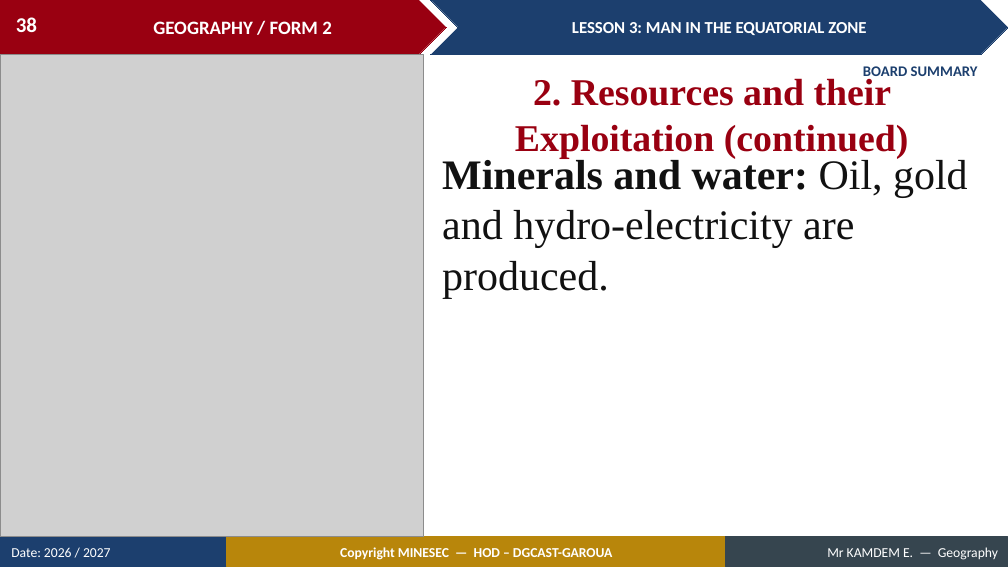
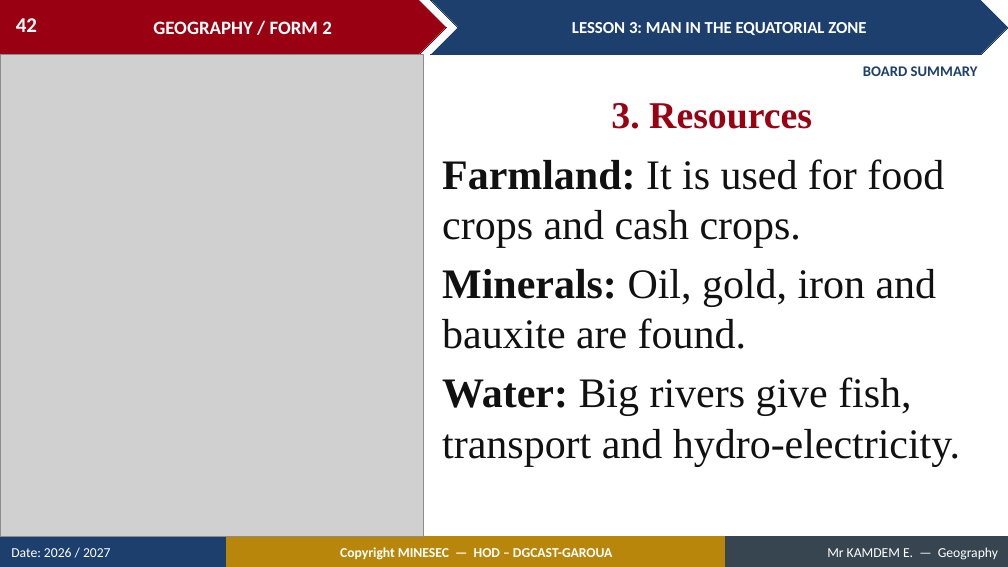
Before and after one commit to Berthautk/linea-github, a slide deck: slide 42 of lecons/F2/05_F2_M1_L03_Man_in_the_Equatorial_Zone.pptx (slide 38 before the commit). Drawn at 1008x567 pixels with LibreOffice and Linux fonts; fonts in the diff are those of the drawing; grey boxes stand for pictures. Boxes give left, top, right and bottom in pixels: in the first picture for what was removed or moved away, otherwise in the second. Text is boxed around its words. In the diff, an @@ line names an element or a change of style, - is before the commit and + after.

```diff
--- a/lecons/F2/05_F2_M1_L03_Man_in_the_Equatorial_Zone.pptx
+++ b/lecons/F2/05_F2_M1_L03_Man_in_the_Equatorial_Zone.pptx
@@ page number at <box>16,18,37,32</box>: text changed @@
-38
+42
@@ text at <box>611,103,812,129</box>: text changed @@
-2. Resources and their Exploitation (continued)
+3. Resources
@@ text at <box>442,159,960,466</box>: text changed @@
-Minerals and water: Oil, gold and hydro-electricity are produced.
+Farmland: It is used for food crops and cash crops.
+Minerals: Oil, gold, iron and bauxite are found.
+Water: Big rivers give fish, transport and hydro-electricity.
```
Also in this commit, not shown: 20 other slides changed, 19 slides added, 5 slides removed, 21 other files.
